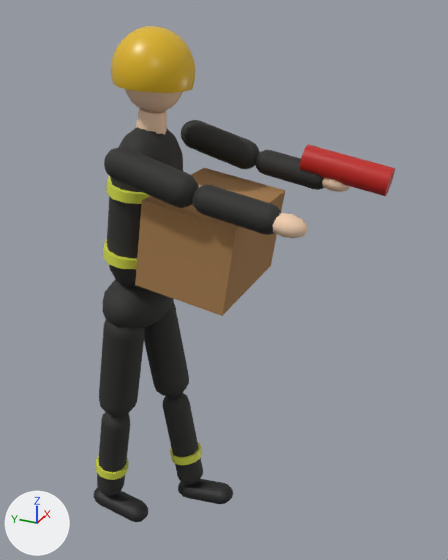
An edit to the glTF model city-hold/public/models/placeholder/char_firefighter.glb, drawn before and after from the same camera.
Before and after are seen from a camera (50 mm lens) standing at (-1.697, -1.095, 1.875) and looking at (0.071, -0.299, 0.991). Lighting does not change. The marker at lower left points along +X, +Y and +Z. The first picture is the older version. Both versions are drawn at frame 40 of the action 'held'; the numbers are the values there.
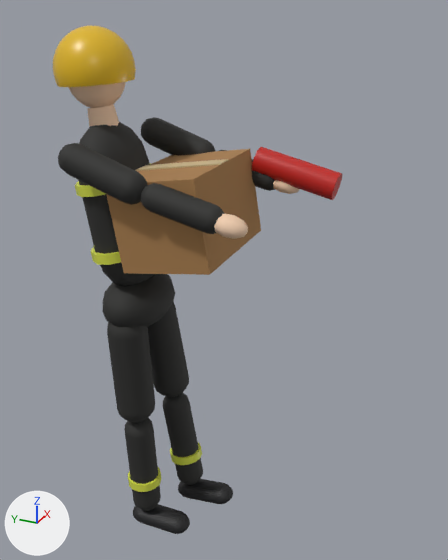
Not drawn themselves, but carrying or shaping drawn objects: ob_legl, ob_torso, ob_head, ob_arml, ob_armr.

Location of each change, [x1, y1, x2, y2] in pixels of the pictures (448 x 560 px):
'Mesh_13', turned: before [135, 168, 285, 316]; after [106, 149, 261, 275]
'Mesh_8', turned: before [111, 26, 195, 93]; after [53, 26, 136, 87]
'Mesh_5', turned: before [107, 127, 183, 288]; after [78, 122, 154, 286]
'Mesh_9', turned: before [104, 147, 199, 208]; after [58, 143, 148, 205]
'Mesh_1', turned: before [99, 320, 145, 417]; after [107, 322, 155, 422]
'Mesh_12', turned: before [299, 144, 395, 197]; after [252, 147, 342, 200]
'Mesh_10', turned: before [192, 185, 282, 235]; after [141, 183, 225, 234]
'Mesh_2', turned: before [97, 412, 130, 496]; after [124, 418, 161, 511]
'Mesh_9.001', turned: before [181, 120, 260, 169]; after [141, 117, 216, 155]
'Mesh_3', turned: before [94, 487, 148, 522]; after [133, 504, 190, 534]
'Mesh_7', turned: before [125, 89, 183, 113]; after [69, 82, 126, 108]
'Mesh_10.001', turned: before [255, 150, 324, 190]; after [219, 150, 275, 191]
'Mesh_11', turned: before [273, 213, 307, 238]; after [214, 214, 248, 239]
'Mesh_6', turned: before [136, 109, 167, 135]; after [87, 104, 119, 127]
'Mesh_4.003', turned: before [106, 176, 150, 204]; after [75, 163, 151, 197]
'Mesh_4.002', turned: before [103, 239, 137, 269]; after [91, 246, 121, 265]
'Mesh_4', turned: before [96, 455, 129, 480]; after [128, 467, 161, 492]
'Mesh_11.001', turned: before [322, 178, 351, 192]; after [273, 180, 300, 194]
'Mesh_14', turned (not visible before): after [135, 159, 228, 171]

Diff of the bpy script that builds the scene:
```diff
--- a/city-hold/public/models/placeholder/char_firefighter.glb.py
+++ b/city-hold/public/models/placeholder/char_firefighter.glb.py
@@ ob_legl @@
 ob_legl.location = (-0.1, 0.0, -0.02)
-ob_legl.rotation_euler = (0.165, 0.0, 0.0)  # degrees (9.5, 0, 0)
+ob_legl.rotation_euler = (-0.0454, 0.0, 0.0)  # degrees (-2.6, 0, 0)
@@ ob_torso @@
 ob_torso.location = (0.0, 0.0, 0.06)
-ob_torso.rotation_euler = (0.15, 0.0, 0.0)  # degrees (8.6, 0, 0)
+ob_torso.rotation_euler = (-0.166, 0.0, 0.0)  # degrees (-9.5, 0, 0)
@@ ob_head @@
 ob_head.location = (0.0, 0.0, 0.66)
-ob_head.rotation_euler = (-0.075, 0.0, 0.0)  # degrees (-4.3, 0, 0)
+ob_head.rotation_euler = (0.0829, 0.0, 0.0)  # degrees (4.7, 0, 0)
@@ ob_arml @@
 ob_arml.location = (-0.245, 0.0, 0.54)
-ob_arml.rotation_euler = (-1.45, 0.0, 0.0)  # degrees (-83, 0, 0)
+ob_arml.rotation_euler = (-1.089, 0.0, 0.0)  # degrees (-62, 0, 0)
@@ ob_armr @@
 ob_armr.location = (0.245, 0.0, 0.54)
-ob_armr.rotation_euler = (-1.45, 0.0, 0.0)  # degrees (-83, 0, 0)
+ob_armr.rotation_euler = (-1.089, 0.0, 0.0)  # degrees (-62, 0, 0)
```
